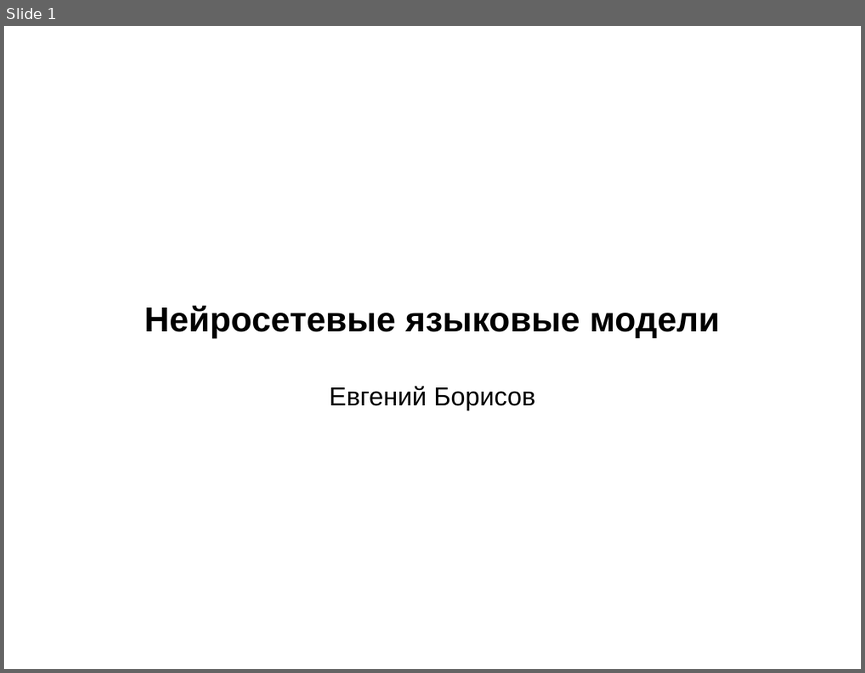
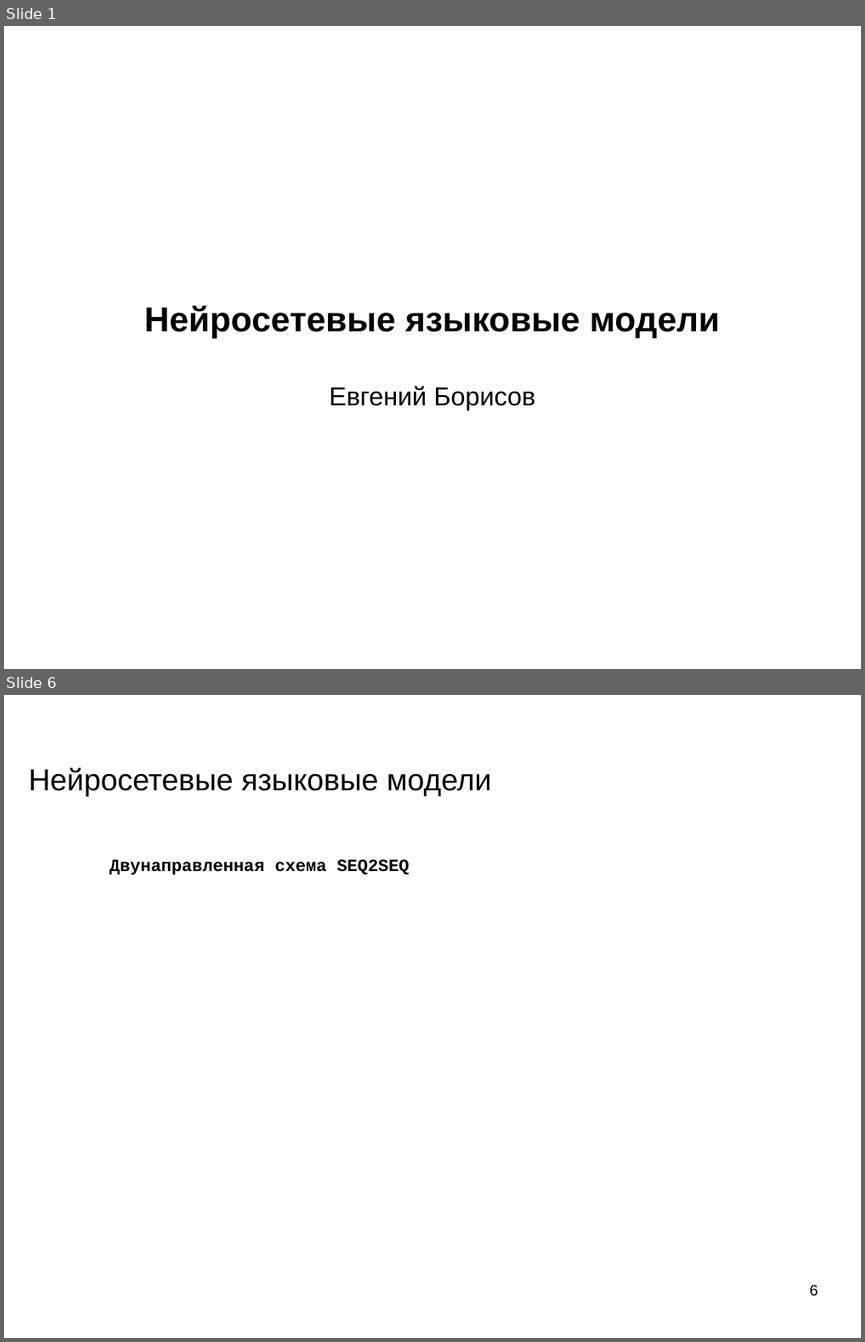
Before and after one commit to mechanoid5/ml_nlp_2022, a slide deck: 11-ann-lang-model.odp. Shown one above the other, each under a label of ours: slide 1 before the commit, slides 1 and 6 after it; the slides between them are not shown. The pictures are 865x673 and 865x1342 pixels, drawn with LibreOffice and Linux fonts; fonts in the diff are those of the drawing; background and template pictures are left out. Boxes give left, top, right and bottom in pixels: in the first picture for what was removed or moved away, otherwise in the second. Text is boxed around its words. In the diff, an @@ line names an element or a change of style, - is before the commit and + after.

```diff
--- a/11-ann-lang-model.odp
+++ b/11-ann-lang-model.odp
@@ slide 6 added at (4, 695, 861, 1338), background picture (left out) @@
@@ title added at (29, 767, 491, 796), 28 pt, text #000000 @@
+Нейросетевые языковые модели
@@ text added at (109, 859, 409, 875), 16 pt, text #000000, bold @@
+Двунаправленная схема SEQ2SEQ
@@ page number added at (810, 1284, 818, 1295), 14 pt, text #000000 @@
+6
```
Also in this commit, not shown: 1 slide changed, 8 other slides added, 1 slide removed.
